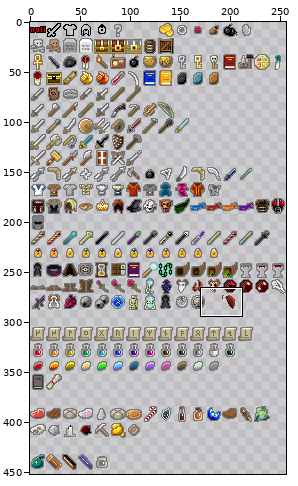
Sprite sheet -- core/src/main/assets/miscs/items.png. Above: a wide view before the commit, with the close-up outlined.
Close-up. As it was:
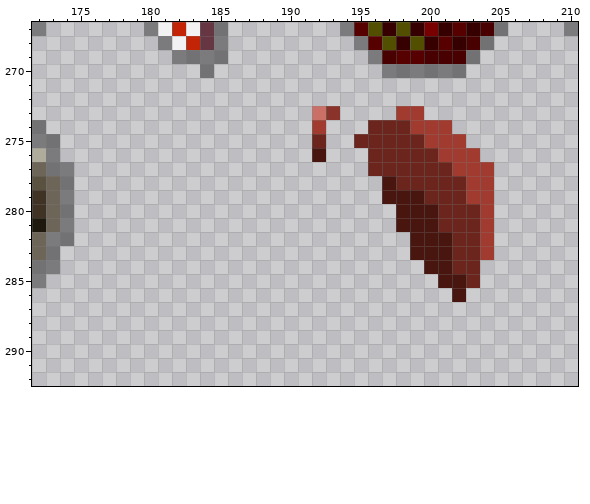
The file is 256x512 pixels. Colours within 5 levels of each other are drawn and written as one. Shown: x 172..210, y 267..292. The wide view leaves out empty margins.
And afterwards:
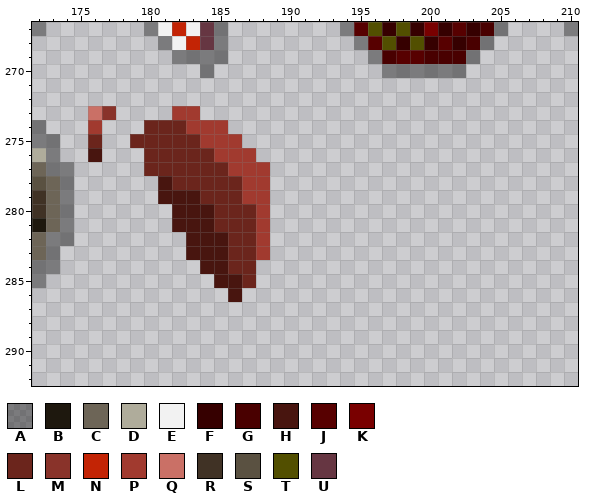
Palette (. is transparent): A #00000066  B #1e180e  C #6d6557  D #afac9b  E #f2f2f2  F #360000  G #490000  H #48150f  J #570000  K #790000  L #6b251c  M #89332a  N #c32405  P #a13a2f  Q #ca7066  R #403225  S #5a5141  T #524f00  U #663642
From old to new:
{"y":273,"x":176,"old":"..","new":"QM"}
{"y":273,"x":182,"old":"..","new":"PP"}
{"y":273,"x":192,"old":"QM","new":".."}
{"y":273,"x":198,"old":"PP","new":".."}
{"y":274,"x":176,"old":".","new":"P"}
{"y":274,"x":180,"old":"......","new":"LLLPPP"}
{"y":274,"x":192,"old":"P","new":"."}
{"y":274,"x":196,"old":"LLLPPP","new":"......"}
{"y":275,"x":176,"old":".","new":"L"}
{"y":275,"x":179,"old":"........","new":"LLLLLPPP"}
{"y":275,"x":192,"old":"L","new":"."}
{"y":275,"x":195,"old":"LLLLLPPP","new":"........"}
{"y":276,"x":176,"old":".","new":"H"}
{"y":276,"x":180,"old":"........","new":"LLLLLPPP"}
{"y":276,"x":192,"old":"H","new":"."}
{"y":276,"x":196,"old":"LLLLLPPP","new":"........"}
{"y":277,"x":180,"old":".........","new":"LLLLLLPPP"}
{"y":277,"x":196,"old":"LLLLLLPPP","new":"........."}
{"y":278,"x":181,"old":"........","new":"HLLLLLPP"}
{"y":278,"x":197,"old":"HLLLLLPP","new":"........"}
{"y":279,"x":181,"old":"........","new":"HHHLLLPP"}
{"y":279,"x":197,"old":"HHHLLLPP","new":"........"}
{"y":280,"x":182,"old":".......","new":"HHHLLLP"}
{"y":280,"x":198,"old":"HHHLLLP","new":"......."}
{"y":281,"x":182,"old":".......","new":"HHHLLLP"}
{"y":281,"x":198,"old":"HHHLLLP","new":"......."}
{"y":282,"x":183,"old":"......","new":"HHHLLP"}
{"y":282,"x":199,"old":"HHHLLP","new":"......"}
{"y":283,"x":183,"old":"......","new":"HHHLLP"}
{"y":283,"x":199,"old":"HHHLLP","new":"......"}
{"y":284,"x":184,"old":"....","new":"HHLL"}
{"y":284,"x":200,"old":"HHLL","new":"...."}
{"y":285,"x":185,"old":"...","new":"HHL"}
{"y":285,"x":201,"old":"HHL","new":"..."}
{"y":286,"x":186,"old":".","new":"H"}
{"y":286,"x":202,"old":"H","new":"."}
{"label":"changed","picture_box":[88,106,494,302]}
